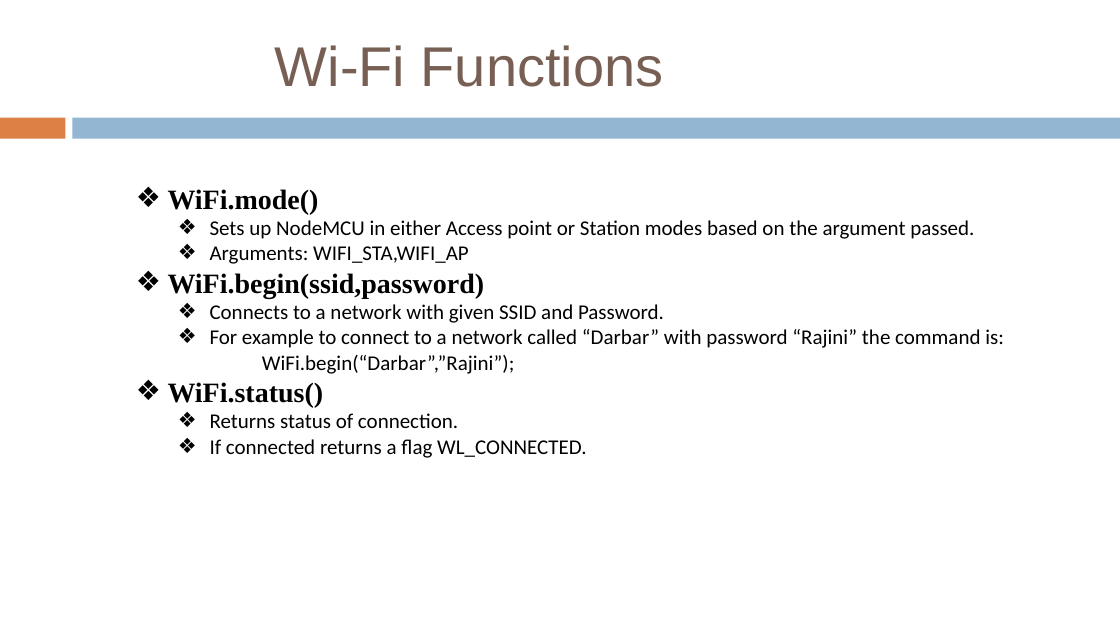
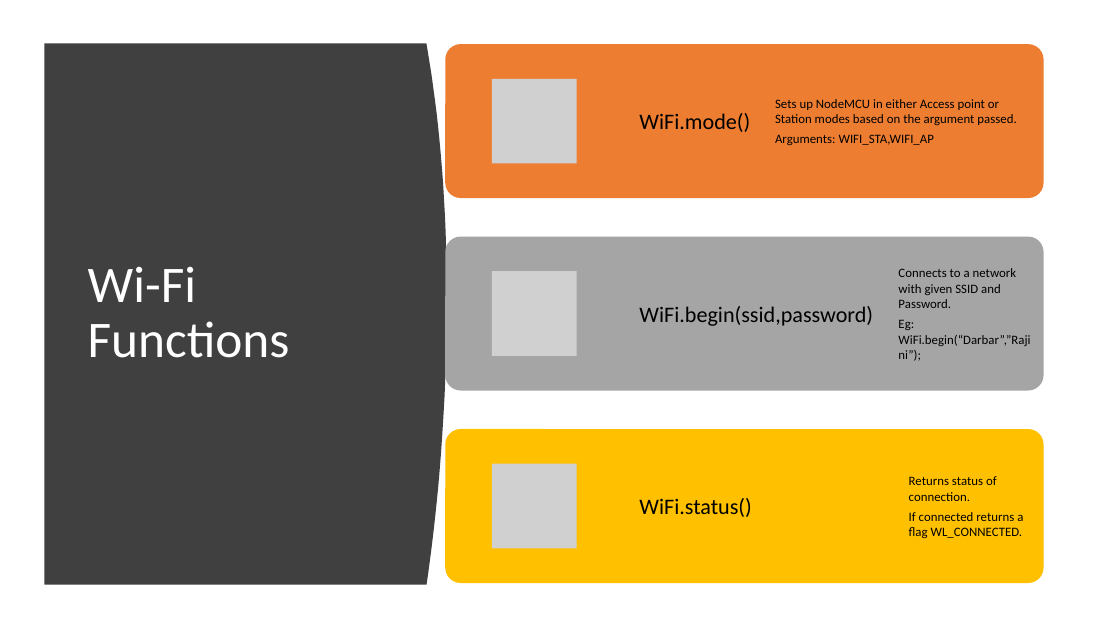
Before and after one commit to sudharsan2000/probot2020, a slide deck: slide 11 of Session PPTs/Seesion2 Node.pptx (slide 16 before the commit). Drawn at 1120x630 pixels with LibreOffice and Linux fonts; fonts in the diff are those of the drawing; grey boxes stand for pictures. Boxes give left, top, right and bottom in pixels: in the first picture for what was removed or moved away, otherwise in the second. Text is boxed around its words. In the diff, an @@ line names an element or a change of style, - is before the commit and + after.

```diff
--- a/Session PPTs/Seesion2 Node.pptx
+++ b/Session PPTs/Seesion2 Node.pptx
@@ freeform shape added at (x1=45, y1=44, x2=447, y2=585), fill #404040 @@
@@ freeform shape removed at (x1=0, y1=118, x2=66, y2=139) @@
@@ freeform shape removed at (x1=72, y1=118, x2=1120, y2=139) @@
@@ title "Wi-Fi Functions" moved from (x1=275, y1=45, x2=664, y2=87) to (x1=88, y1=266, x2=290, y2=358) @@
@@ title "Wi-Fi Functions" at (x1=88, y1=266, x2=290, y2=358): size 48 to 44 pt, font Arial to Calibri, text colour #775F54 to #FFFFFF; alignment centre to left; line spacing 1 to 0.9; vertical alignment top to middle @@
@@ text removed at (x1=168, y1=189, x2=1004, y2=458) @@
-❖ WiFi.mode()
-  ❖ Sets up NodeMCU in either Access point or Station modes based on the argument passed.
-  ❖ Arguments: WIFI_STA,WIFI_AP
-❖ WiFi.begin(ssid,password)
-  ❖ Connects to a network with given SSID and Password.
-  ❖ For example to connect to a network called “Darbar” with password “Rajini” the command is:
-  WiFi.begin(“Darbar”,”Rajini”);
-❖ WiFi.status()
-  ❖ Returns status of connection.
-  ❖ If connected returns a flag WL_CONNECTED.
@@ group added at (x1=445, y1=45, x2=1044, y2=583): 6 texts, 3 rounded rectangles, 3 pictures @@
+WiFi.mode()
+Sets up NodeMCU in either Access point or Station modes based on the argument passed.
+Arguments: WIFI_STA,WIFI_AP
+WiFi.begin(ssid,password)
+Connects to a network with given SSID and Password.
+Eg: WiFi.begin(“Darbar”,”Rajini”);
+WiFi.status()
+Returns status of connection.
+If connected returns a flag WL_CONNECTED.
```
Also in this commit, not shown: 10 other slides changed, 13 slides added, 7 slides removed, 1 other file.
